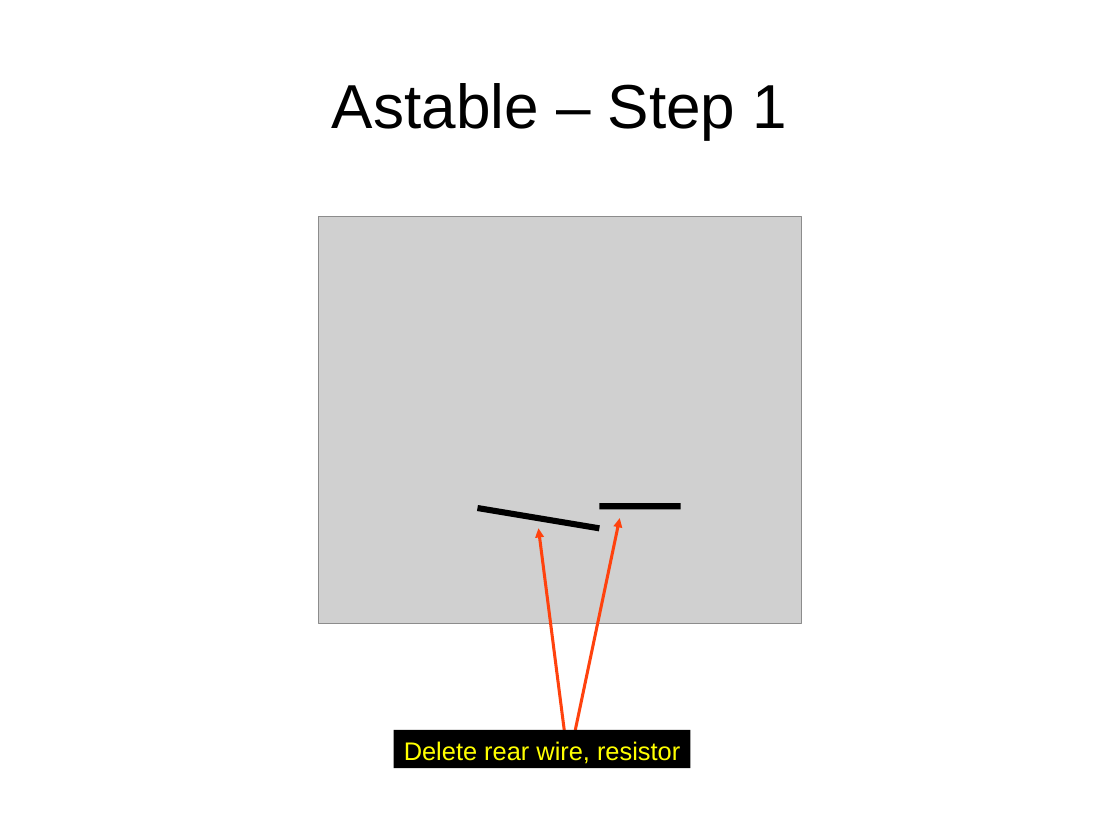
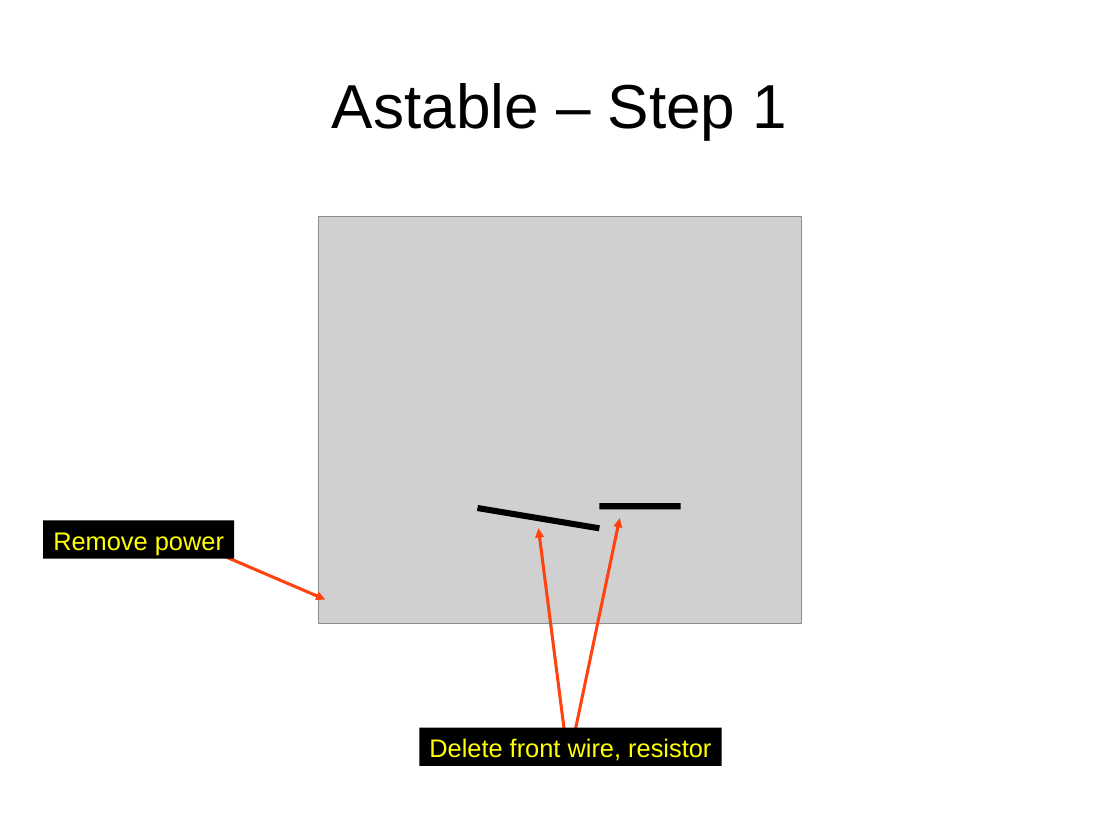
Before and after one commit to swarren/presentations, a slide deck: slide 44 of lcs-multivibrators/lcs-multivibrators.odp. Drawn at 1120x840 pixels with LibreOffice and Linux fonts; fonts in the diff are those of the drawing; grey boxes stand for pictures; background and template pictures are left out. Boxes give left, top, right and bottom in pixels: in the first picture for what was removed or moved away, otherwise in the second. Text is boxed around its words. In the diff, an @@ line names an element or a change of style, - is before the commit and + after.

Commit message:
multivibrators presentation: fill in breadboard slide
... and add "remove power" instructions when starting new circuit
... and a few small layout tweaks

```diff
--- a/lcs-multivibrators/lcs-multivibrators.odp
+++ b/lcs-multivibrators/lcs-multivibrators.odp
@@ rectangle added at <box>44,520,235,559</box>, fill #000000, 18 pt, text #FFFF00 @@
+Remove power
@@ arrow added from (183, 539) to (325, 600), #FF420E 2.15 pt @@
@@ rectangle "Delete front wire, resistor": place and size @@
-rectangle "Delete front wire, resistor" at <box>394,730,691,768</box>
+rectangle "Delete front wire, resistor" at <box>420,728,723,766</box>
@@ text in rectangle at <box>429,738,711,761</box>: text changed @@
-Delete rear wire, resistor
+Delete front wire, resistor
```
Also in this commit, not shown: 2 other slides changed, 2 slides added, 2 slides removed.
